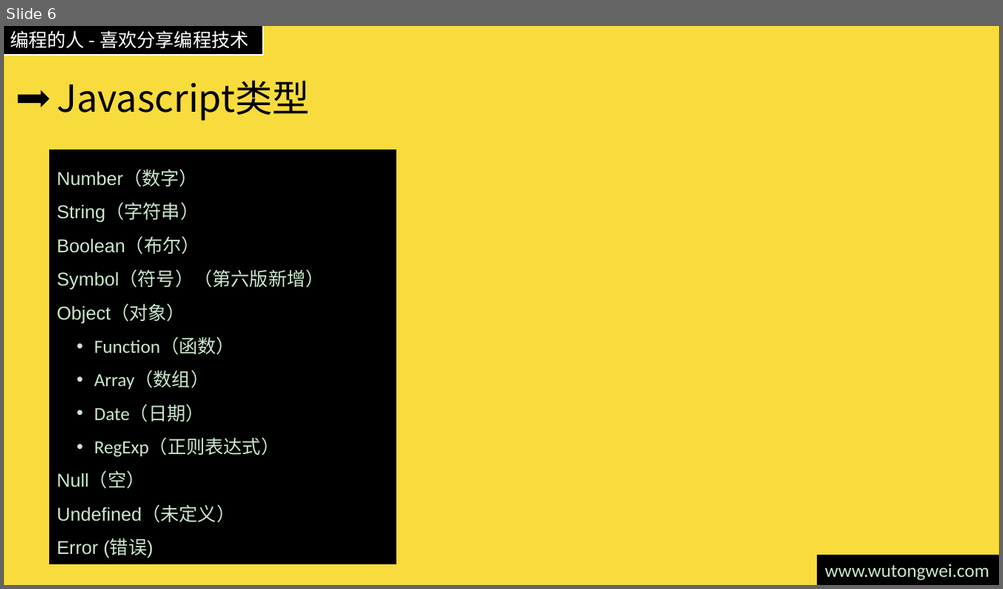
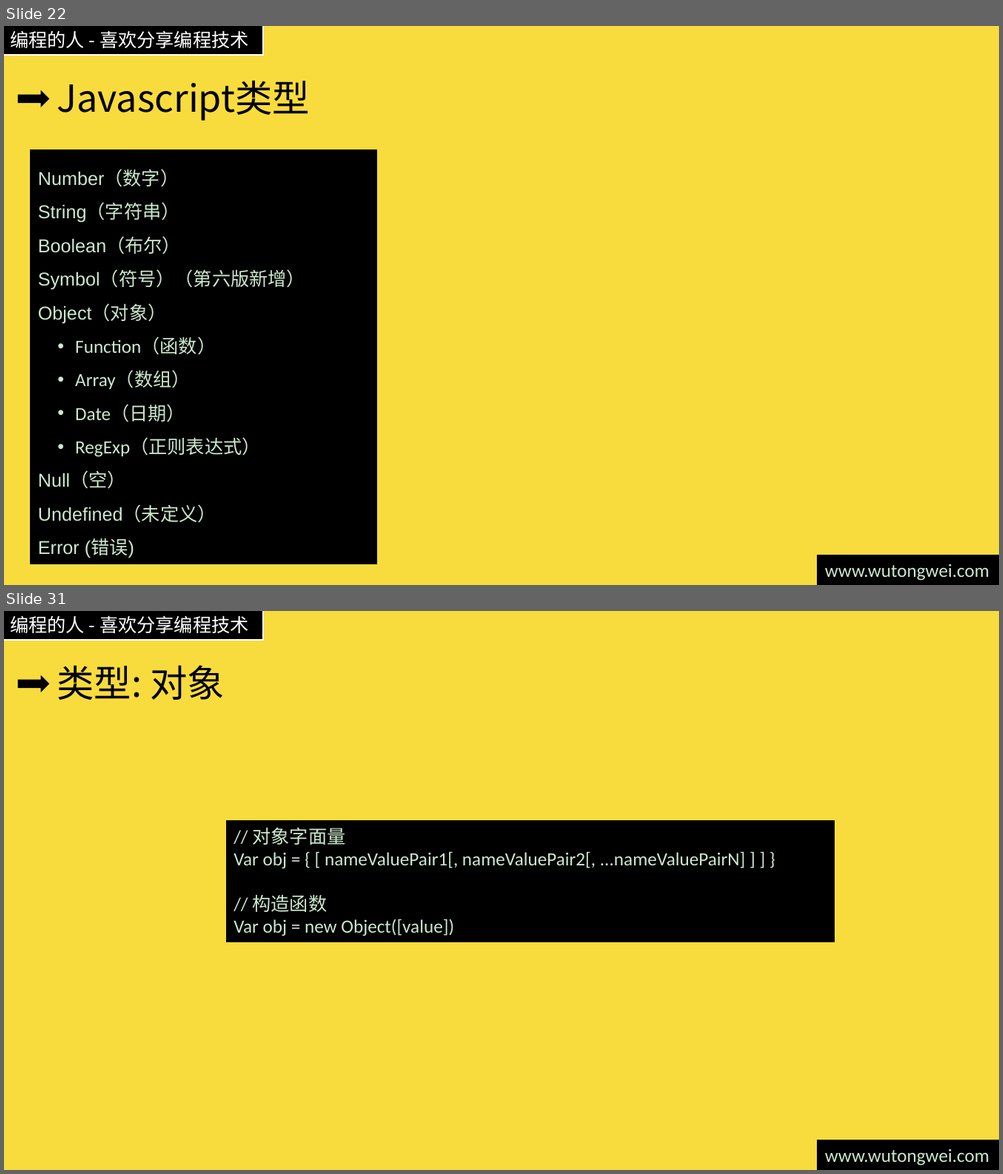
Before and after one commit to willculture/training, a slide deck: ppt/front-end/Javascript.pptx. Shown one above the other, each under a label of ours: slide 6 before the commit, slides 22 and 31 after it; the slides between them are not shown. The pictures are 1003x589 and 1003x1174 pixels, drawn with LibreOffice and Linux fonts; fonts in the diff are those of the drawing. Boxes give left, top, right and bottom in pixels: in the first picture for what was removed or moved away, otherwise in the second. Text is boxed around its words. In the diff, an @@ line names an element or a change of style, - is before the commit and + after.

```diff
--- a/ppt/front-end/Javascript.pptx
+++ b/ppt/front-end/Javascript.pptx
@@ slide 31 added at <box>4,611,999,1170</box>, background #F8DC3D; not listed: 3 template elements that a slide beside it also shows @@
@@ title added at <box>57,665,225,700</box>, 36 pt, text #000000 @@
+类型: 对象
@@ rectangle added at <box>226,821,834,943</box>, fill #000000, outline #000000 1 pt, 18 pt, text #CCE8CF @@
+// 对象字面量
+Var obj = { [ nameValuePair1[, nameValuePair2[, ...nameValuePairN] ] ] }
+// 构造函数
+Var obj = new Object([value])
@@ what was slide 6 is now slide 22 @@
@@ slide 22 changed as well @@
@@ rectangle "Number（数字）": place and size @@
-rectangle "Number（数字）" at <box>50,150,395,564</box>
+rectangle "Number（数字）" at <box>31,150,377,564</box>
```
Also in this commit, not shown: 7 other slides changed, 27 other slides added, 5 slides removed, 2 other files.
